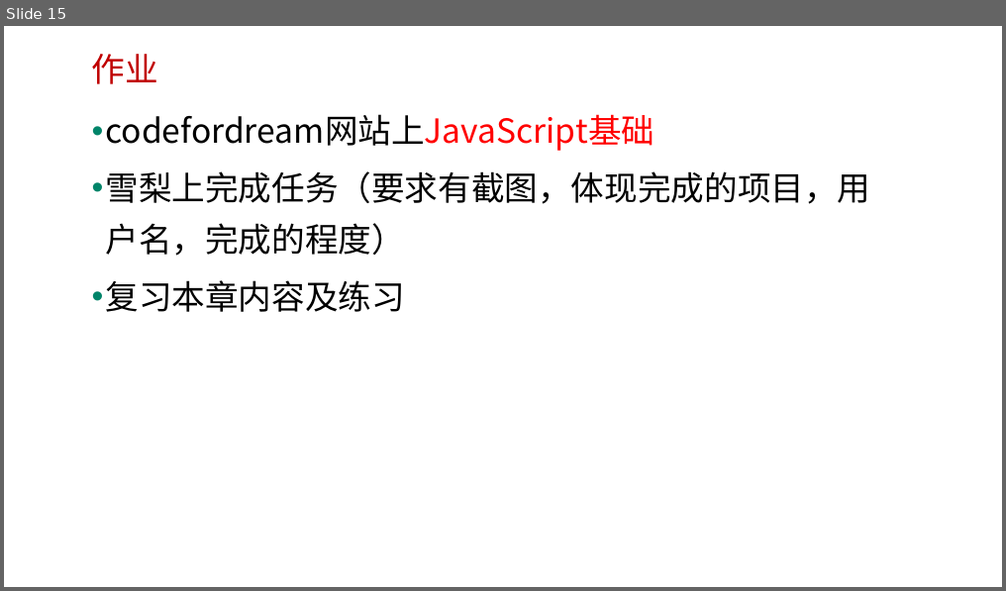
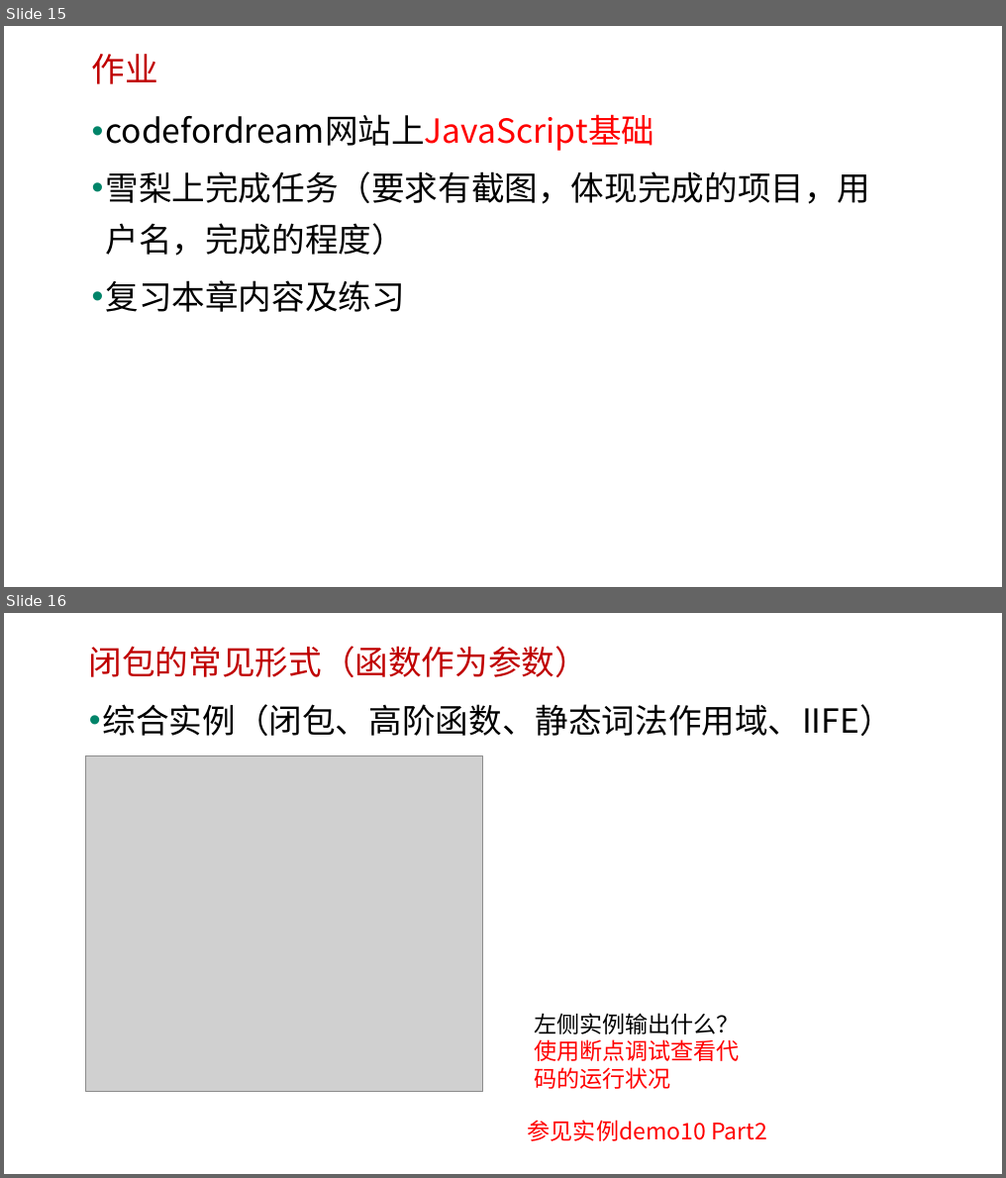
Before and after one commit to edu2act/course-javascript-advanced, a slide deck: 课程PPT/11.JS中的立即执行表达式IIFE.pptx. Shown one above the other, each under a label of ours: slide 15 before the commit, slides 15 and 16 after it. The pictures are 1006x591 and 1006x1178 pixels, drawn with LibreOffice and Linux fonts; fonts in the diff are those of the drawing; grey boxes stand for pictures; background and template pictures are left out. Boxes give left, top, right and bottom in pixels: in the first picture for what was removed or moved away, otherwise in the second. Text is boxed around its words. In the diff, an @@ line names an element or a change of style, - is before the commit and + after.

```diff
--- a/课程PPT/11.JS中的立即执行表达式IIFE.pptx
+++ b/课程PPT/11.JS中的立即执行表达式IIFE.pptx
@@ slide 16 added at (x1=4, y1=613, x2=1002, y2=1174), background picture (left out) @@
@@ text added at (x1=89, y1=646, x2=588, y2=677), 32 pt, text #C00000 @@
+闭包的常见形式（函数作为参数）
@@ text added at (x1=103, y1=704, x2=893, y2=736), 32 pt, text #000000 @@
+• 综合实例（闭包、高阶函数、静态词法作用域、IIFE）
@@ picture added at (x1=85, y1=756, x2=483, y2=1091) @@
@@ text added at (x1=534, y1=1013, x2=740, y2=1089), 22 pt, text #FF0000 @@
+左侧实例输出什么？
+使用断点调试查看代码的运行状况
@@ text added at (x1=528, y1=1120, x2=767, y2=1142), 22 pt, text #FF0000 @@
+参见实例demo10 Part2
```
Also in this commit, not shown: 7 other files.
